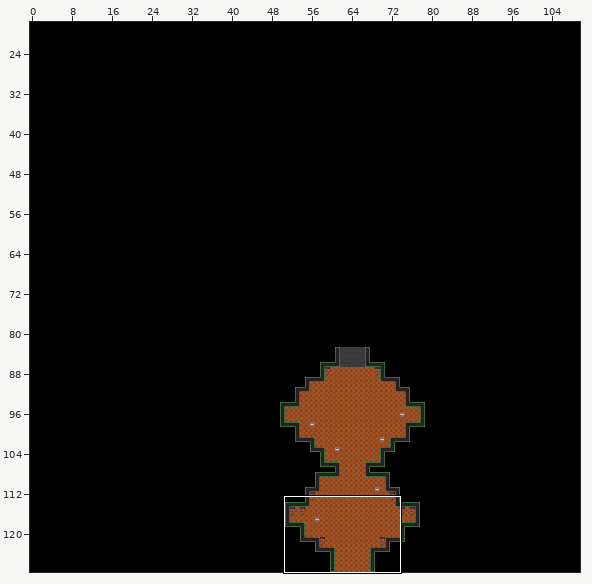
One commit to this Tiled map: godot project folder/Assets/Levels/brettlevels/bossbattle.tmx. The picture above shows the old version from afar; the outline marks the close-up.
Close-up. Old version:
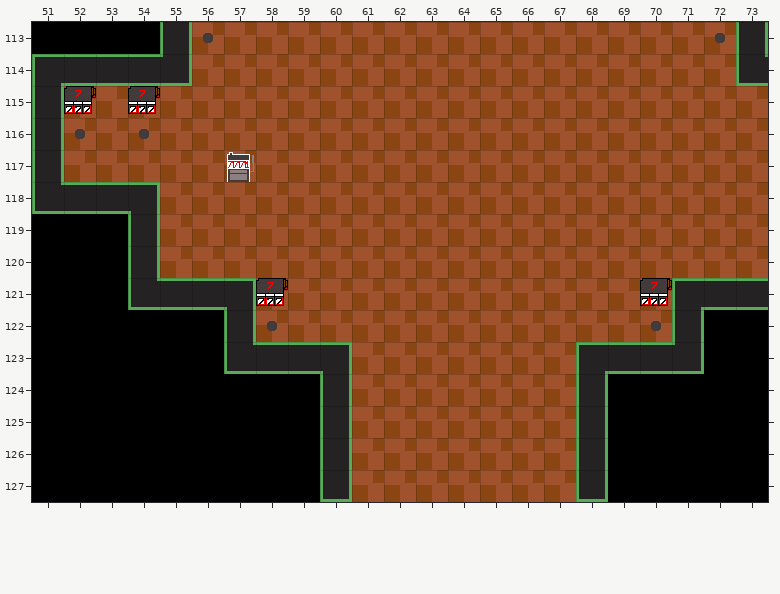
Cells are 32x32 px. Shown: x 51..73, y 113..127. The commit also changed other parts of the map, which this record leaves out.
After the commit:
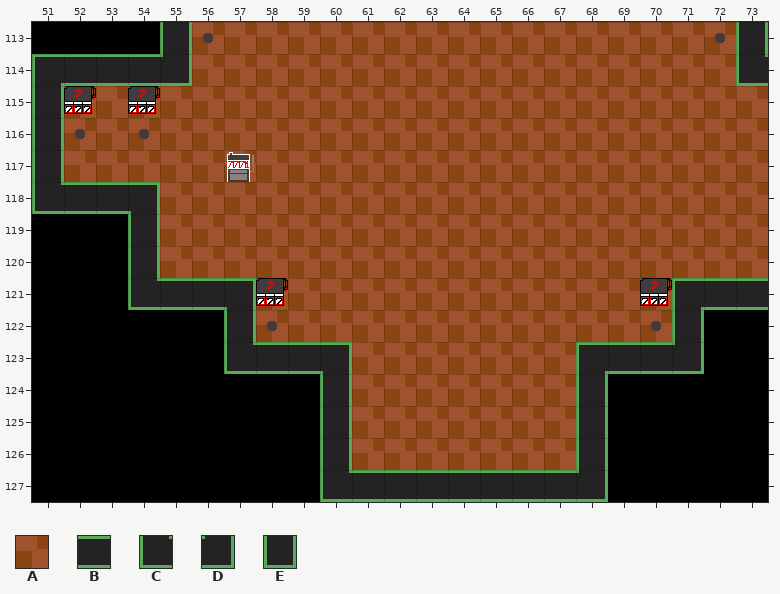
Key: from "brett_tileset": A 17 "floor", B 21 "WallTurned", C 25 "WallBottomLeft", D 26 "WallBottomRight", E 29 "WallBottomCap".
_ is an empty cell.
What changed:
Layer "Floor":
y 127: x 60..68 EAAAAAAAE -> CBBBBBBBD
Changed places in both close-ups, as pixel boxes (x1, y1, x2, y2):
changed: (349, 470, 579, 502)
